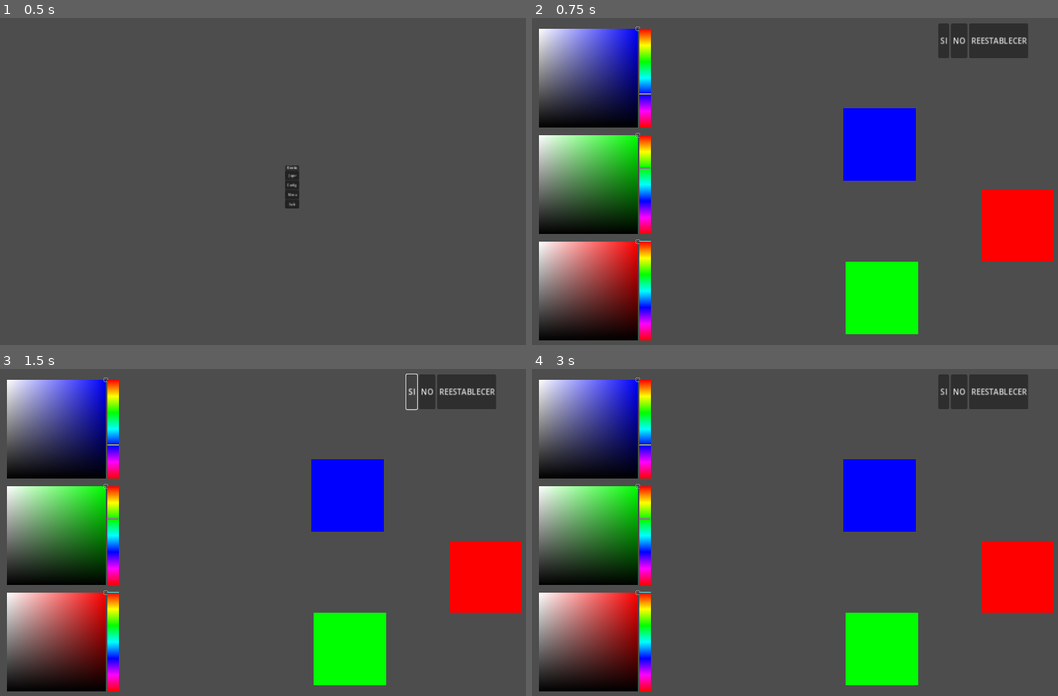
Above: before the commit, frames 1-4 (two rows, left to right).
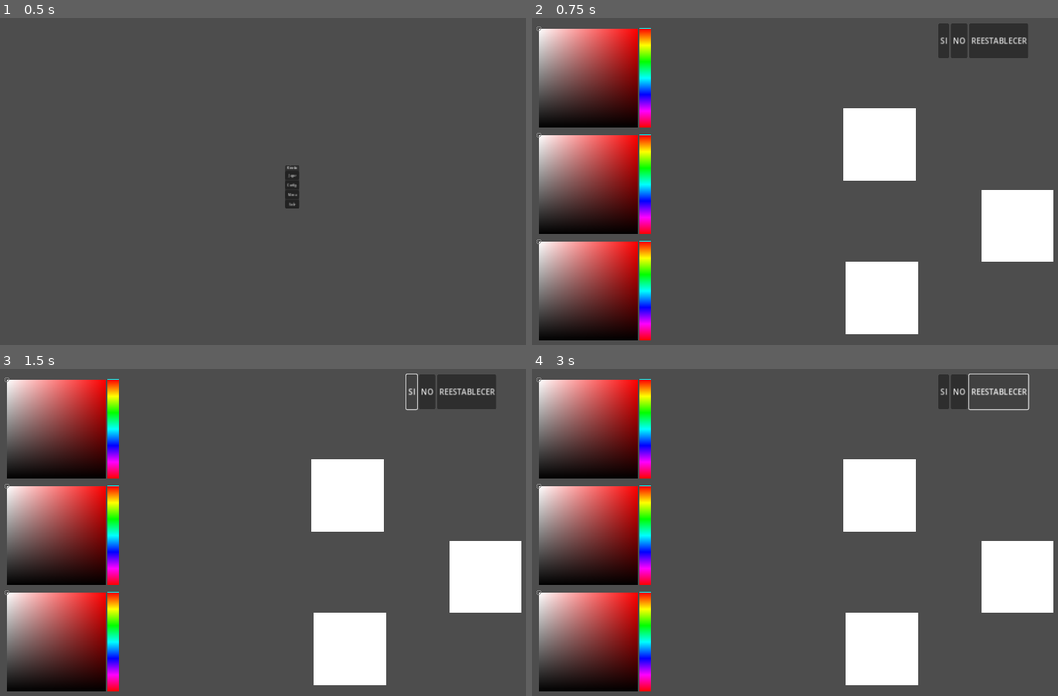
Above: after the commit, the same moments.

Repository: hernanPoblete/kineko
Game: Godot game, scene res://menus/Main_Menu.tscn
Two runs of this game, one before a commit and one after it. Both use one fixed random seed, a clock stepped at 60 frames per second and the inputs below.
Inputs:
- Up to frame 1 (0.5 s): no input
- Up to frame 2 (0.75 s): click "Config." at 0.5 s
- Up to frame 3 (1.5 s): click "SI" at 1.25 s
- Up to frame 4 (3 s): click "NO" at 2 s; click "REESTABLECER" at 2.75 s

Frame 1 is identical in both runs. In frame 2, 17% of the frame differs, in the area x 0-100%, y 2-97%; in frame 3, 17%; in frame 4, 17%, in the area x 0-100%, y 1-97%.
Error after the commit: Cannot call method 'get_as_text' on a null value. (res://menus/color_menu.gd:4)

Commit message:
picker restaurado post eliminacion accidental

Diff:
--- a/menus/Main_Menu.gd
+++ b/menus/Main_Menu.gd
@@ -13,7 +13,7 @@
 	salir.pressed.connect(_on_salir_pressed)
 
 func _on_jugar_pressed():
-	get_tree().change_scene_to_file("res://levels/test/knight_moves.tscn")
+	get_tree().change_scene_to_file("res://levels/test/kineko_do_kineko_stuff.tscn")
 func _on_config_pressed():
 	get_tree().change_scene_to_file("res://menus/colors.tscn")
 func _on_salir_pressed():
--- a/menus/color_menu.gd
+++ b/menus/color_menu.gd
@@ -1,23 +1,27 @@
 extends Control
 
 #Poner en color la variable global de los colores (branch de Nabil)
-@export var color: Array[Color]=[Color(0,0,1), Color(0,1,0), Color(1,0,0)]
-@export var new: Array[Color]=color
+var color_data = FileAccess.open("user://color_data.json", FileAccess.READ_WRITE).get_as_text()
+var c = JSON.parse_string(color_data).colors
+@export var color: Array=c.map(
+	func (x): return Color(x[0],x[1],x[2])
+)
+
 
 
 @onready var si = $HBoxContainer/si
 @onready var no = $HBoxContainer/no
 @onready var res = $HBoxContainer/res
 
+
 func _ready():
-	$"preview/0".color = new[0]
-	$"preview/1".color = new[1]
-	$"preview/2".color = new[2]
+	$"preview/0".color = color[0]
+	$"preview/1".color = color[1]
+	$"preview/2".color = color[2]
 
 	$"pickers/Color 0".color = color[0]
 	$"pickers/Color 1".color = color[1]
 	$"pickers/Color 2".color = color[2]
-
 
 	si.pressed.connect(guardar_colores)
 	no.pressed.connect(menu_principal)
@@ -26,16 +30,26 @@
 
 
 func _process(delta):
-	new[0]=$"pickers/Color 0".color
-	new[1]=$"pickers/Color 1".color
-	new[2]=$"pickers/Color 2".color
-	$"preview/0".color = new[0]
-	$"preview/1".color = new[1]
-	$"preview/2".color = new[2]
+	color[0]=$"pickers/Color 0".color
+	color[1]=$"pickers/Color 1".color
+	color[2]=$"pickers/Color 2".color
+	$"preview/0".color = color[0]
+	$"preview/1".color = color[1]
+	$"preview/2".color = color[2]
 
 func reset_colores():
-	get_tree().change_scene_to_file("res://menus/colors.tscn")
+	$"pickers/Color 0".color = Color(0,0,1)
+	$"pickers/Color 1".color = Color(0,1,0)
+	$"pickers/Color 2".color = Color(1,0,0)
 func guardar_colores():
-	print("uwu")
+	var data = {
+		"colors":[color[0], color[1], color[2]].map(
+			func (x):return [x.r, x.g, x.b]
+		)
+	}
+
+	var data_string = JSON.stringify(data)
+	var f = FileAccess.open("user://color_data.json", FileAccess.READ_WRITE)
+	f.store_string(data_string)
 func menu_principal():
-	get_tree().change_scene_to_file("res://menus/inicio.tscn")
+	get_tree().change_scene_to_file("res://menus/Main_Menu.tscn")
--- a/sprites/kineko-sprites/kineko.tscn
+++ b/sprites/kineko-sprites/kineko.tscn
@@ -1,30 +1,84 @@
-[gd_scene load_steps=9 format=3 uid="uid://bvktdldsnypm6"]
-
-[ext_resource type="Script" path="res://sprites/kineko-sprites/CharacterBody2D.gd" id="1_1knl2"]
-[ext_resource type="Texture2D" uid="uid://chb6upxiys4ca" path="res://sprites/kineko-sprites/sleepy_calico.png" id="2_yaky2"]
-[ext_resource type="Texture2D" uid="uid://dxjk0gu6ypy5f" path="res://sprites/kineko-sprites/gorrito.png" id="3_6bfhb"]
-
-[sub_resource type="RectangleShape2D" id="RectangleShape2D_lkk28"]
-size = Vector2(233, 201)
-
-[sub_resource type="Animation" id="Animation_o7alt"]
+[gd_scene load_steps=17 format=3 uid="uid://cxgypa13p5itb"]
+
+[ext_resource type="Texture2D" uid="uid://chb6upxiys4ca" path="res://sprites/kineko-sprites/sleepy_calico.png" id="1_iqe4u"]
+[ext_resource type="Texture2D" uid="uid://dxjk0gu6ypy5f" path="res://sprites/kineko-sprites/gorrito.png" id="2_dnm3h"]
+[ext_resource type="Texture2D" uid="uid://dyv1frxve0sgm" path="res://sprites/kineko-sprites/Awake_calico.png" id="3_dnyn7"]
+[ext_resource type="PackedScene" uid="uid://bs0ti308lekgu" path="res://menus/Pause_Menu.tscn" id="4_7rdge"]
+
+[sub_resource type="GDScript" id="GDScript_y7qra"]
+script/source = "extends CharacterBody2D
+
+
+const SPEED = 300.0
+const colors = [Color(1,0,0), Color(0,1,0), Color(0,0,1)]
+var color_selected = 0
+var rest = 0
+@onready var kineko_sprite: AnimationPlayer = $AnimationPlayer
+@onready var animation_tree: AnimationTree = $AnimationTree
+@onready var playback = animation_tree.get(\"parameters/playback\")
+
+
+func _ready():
+	$\"Gorrito\".modulate = colors[color_selected]
+	animation_tree.active = true
+
+func _physics_process(delta: float)-> void:
+	# Get the input direction and handle the movement/deceleration.
+	# As good practice, you should replace UI actions with custom gameplay actions.
+	var direction_x = Input.get_axis(\"move_left\", \"move_right\")
+	var direction_y = Input.get_axis(\"move_up\", \"move_down\")
+	if direction_x or direction_y:
+		velocity.x = direction_x * SPEED / sqrt(direction_x**2 + direction_y**2)
+		velocity.y = direction_y * SPEED / sqrt(direction_x**2 + direction_y**2)
+	else:
+		velocity.x = move_toward(velocity.x, 0, SPEED)
+		velocity.y = move_toward(velocity.y, 0, SPEED)
+
+
+
+	if rest !=0:
+		rest = rest-1
+	move_and_slide()
+	#animacion
+	if abs(velocity.x) > 10 or abs(velocity.y)>10:
+		playback.travel(\"run\")
+	else:
+		playback.travel(\"idle\")
+
+func _input(event: InputEvent) -> void:
+	if rest == 0:
+		if event.is_action_pressed(\"color_left\"):
+			#El +len(colors previene que en 0 el indice cambie a -1)
+			color_selected = (color_selected-1+len(colors))%len(colors)
+		elif event.is_action_pressed(\"color_right\"):
+			color_selected = (color_selected+1)%len(colors)
+
+		if event.is_action_pressed(\"color_left\") or event.is_action_pressed(\"color_right\"):
+			$\"Gorrito\".modulate = colors[color_selected]
+			rest = rest + 60
+"
+
+[sub_resource type="RectangleShape2D" id="RectangleShape2D_hlrpa"]
+size = Vector2(104, 96)
+
+[sub_resource type="Animation" id="Animation_7la3d"]
 length = 0.001
 tracks/0/type = "value"
 tracks/0/imported = false
 tracks/0/enabled = true
-tracks/0/path = NodePath("Gatete:frame")
+tracks/0/path = NodePath("gatito:texture")
 tracks/0/interp = 1
 tracks/0/loop_wrap = true
 tracks/0/keys = {
 "times": PackedFloat32Array(0),
 "transitions": PackedFloat32Array(1),
 "update": 1,
-"values": [1]
+"values": [ExtResource("1_iqe4u")]
 }
 tracks/1/type = "value"
 tracks/1/imported = false
 tracks/1/enabled = true
-tracks/1/path = NodePath("Gorritowo:frame")
+tracks/1/path = NodePath("gatito:frame")
 tracks/1/interp = 1
 tracks/1/loop_wrap = true
 tracks/1/keys = {
@@ -33,31 +87,55 @@
 "update": 1,
 "values": [0]
 }
-
-[sub_resource type="Animation" id="Animation_8a2hk"]
+tracks/2/type = "value"
+tracks/2/imported = false
+tracks/2/enabled = true
+tracks/2/path = NodePath("Gorrito:texture")
+tracks/2/interp = 1
+tracks/2/loop_wrap = true
+tracks/2/keys = {
+"times": PackedFloat32Array(0),
+"transitions": PackedFloat32Array(1),
+"update": 1,
+"values": [ExtResource("2_dnm3h")]
+}
+tracks/3/type = "value"
+tracks/3/imported = false
+tracks/3/enabled = true
+tracks/3/path = NodePath("Gorrito:frame")
+tracks/3/interp = 1
+tracks/3/loop_wrap = true
+tracks/3/keys = {
+"times": PackedFloat32Array(0),
+"transitions": PackedFloat32Array(1),
+"update": 1,
+"values": [0]
+}
+
+[sub_resource type="Animation" id="Animation_jcqxt"]
 resource_name = "idle"
 length = 0.5
 loop_mode = 1
 tracks/0/type = "value"
 tracks/0/imported = false
 tracks/0/enabled = true
-tracks/0/path = NodePath("Gatete:texture")
+tracks/0/path = NodePath("gatito:texture")
 tracks/0/interp = 1
 tracks/0/loop_wrap = true
 tracks/0/keys = {
-"times": PackedFloat32Array(0.171605),
-"transitions": PackedFloat32Array(1),
-"update": 1,
-"values": [ExtResource("2_yaky2")]
+"times": PackedFloat32Array(0.204507),
+"transitions": PackedFloat32Array(1),
+"update": 1,
+"values": [ExtResource("1_iqe4u")]
 }
 tracks/1/type = "value"
 tracks/1/imported = false
 tracks/1/enabled = true
-tracks/1/path = NodePath("Gatete:frame")
+tracks/1/path = NodePath("gatito:frame")
 tracks/1/interp = 1
 tracks/1/loop_wrap = true
 tracks/1/keys = {
-"times": PackedFloat32Array(-0.2, -0.1, 0.1, 0.3),
+"times": PackedFloat32Array(0.204507, 0.3, 0.4, 0.5),
 "transitions": PackedFloat32Array(1, 1, 1, 1),
 "update": 1,
 "values": [0, 1, 2, 3]
@@ -65,50 +143,139 @@
 tracks/2/type = "value"
 tracks/2/imported = false
 tracks/2/enabled = true
-tracks/2/path = NodePath("Gorritowo:frame")
+tracks/2/path = NodePath("Gorrito:texture")
 tracks/2/interp = 1
 tracks/2/loop_wrap = true
 tracks/2/keys = {
-"times": PackedFloat32Array(-0.2, -0.1, 0.1, 0.3),
-"transitions": PackedFloat32Array(1, 1, 1, 1),
-"update": 1,
-"values": [0, 1, 2, 3]
-}
-
-[sub_resource type="Animation" id="Animation_aafyn"]
-resource_name = "new_animation"
-
-[sub_resource type="AnimationLibrary" id="AnimationLibrary_woaf2"]
+"times": PackedFloat32Array(0.1),
+"transitions": PackedFloat32Array(1),
+"update": 1,
+"values": [ExtResource("2_dnm3h")]
+}
+tracks/3/type = "value"
+tracks/3/imported = false
+tracks/3/enabled = true
+tracks/3/path = NodePath("Gorrito:frame")
+tracks/3/interp = 1
+tracks/3/loop_wrap = true
+tracks/3/keys = {
+"times": PackedFloat32Array(0.2, 0.3, 0.4, 0.5),
+"transitions": PackedFloat32Array(1, 1, 1, 1),
+"update": 1,
+"values": [0, 1, 2, 3]
+}
+
+[sub_resource type="Animation" id="Animation_mjyhf"]
+resource_name = "run"
+length = 0.5
+loop_mode = 1
+tracks/0/type = "value"
+tracks/0/imported = false
+tracks/0/enabled = true
+tracks/0/path = NodePath("gatito:texture")
+tracks/0/interp = 1
+tracks/0/loop_wrap = true
+tracks/0/keys = {
+"times": PackedFloat32Array(0),
+"transitions": PackedFloat32Array(1),
+"update": 1,
+"values": [ExtResource("3_dnyn7")]
+}
+tracks/1/type = "value"
+tracks/1/imported = false
+tracks/1/enabled = true
+tracks/1/path = NodePath("gatito:frame")
+tracks/1/interp = 1
+tracks/1/loop_wrap = true
+tracks/1/keys = {
+"times": PackedFloat32Array(0, 0.1, 0.2, 0.3),
+"transitions": PackedFloat32Array(1, 1, 1, 1),
+"update": 1,
+"values": [0, 1, 2, 3]
+}
+tracks/2/type = "value"
+tracks/2/imported = false
+tracks/2/enabled = true
+tracks/2/path = NodePath("Gorrito:texture")
+tracks/2/interp = 1
+tracks/2/loop_wrap = true
+tracks/2/keys = {
+"times": PackedFloat32Array(0.393041),
+"transitions": PackedFloat32Array(1),
+"update": 1,
+"values": [ExtResource("2_dnm3h")]
+}
+tracks/3/type = "value"
+tracks/3/imported = false
+tracks/3/enabled = true
+tracks/3/path = NodePath("Gorrito:frame")
+tracks/3/interp = 1
+tracks/3/loop_wrap = true
+tracks/3/keys = {
+"times": PackedFloat32Array(0, 0.1, 0.2, 0.3),
+"transitions": PackedFloat32Array(1, 1, 1, 1),
+"update": 1,
+"values": [0, 1, 2, 3]
+}
+
+[sub_resource type="AnimationLibrary" id="AnimationLibrary_6mh4w"]
 _data = {
-"RESET": SubResource("Animation_o7alt"),
-"idle": SubResource("Animation_8a2hk"),
-"new_animation": SubResource("Animation_aafyn")
-}
-
-[node name="kineko" type="Node2D"]
-
-[node name="CharacterBody2D" type="CharacterBody2D" parent="."]
-script = ExtResource("1_1knl2")
-
-[node name="CollisionShape2D" type="CollisionShape2D" parent="CharacterBody2D"]
-position = Vector2(0, 2)
-scale = Vector2(1.5, 1.5)
-shape = SubResource("RectangleShape2D_lkk28")
-
-[node name="Gatete" type="Sprite2D" parent="CharacterBody2D"]
-position = Vector2(1, -39)
-scale = Vector2(1.5, 1.5)
-texture = ExtResource("2_yaky2")
+"RESET": SubResource("Animation_7la3d"),
+"idle": SubResource("Animation_jcqxt"),
+"run": SubResource("Animation_mjyhf")
+}
+
+[sub_resource type="AnimationNodeAnimation" id="AnimationNodeAnimation_b0axk"]
+animation = &"idle"
+
+[sub_resource type="AnimationNodeAnimation" id="AnimationNodeAnimation_r0rlw"]
+animation = &"run"
+
+[sub_resource type="AnimationNodeStateMachineTransition" id="AnimationNodeStateMachineTransition_jhfor"]
+
+[sub_resource type="AnimationNodeStateMachineTransition" id="AnimationNodeStateMachineTransition_wxk7x"]
+
+[sub_resource type="AnimationNodeStateMachineTransition" id="AnimationNodeStateMachineTransition_l4vuv"]
+advance_mode = 2
+
+[sub_resource type="AnimationNodeStateMachine" id="AnimationNodeStateMachine_adhpn"]
+states/idle/node = SubResource("AnimationNodeAnimation_b0axk")
+states/idle/position = Vector2(409, 69)
+states/run/node = SubResource("AnimationNodeAnimation_r0rlw")
+states/run/position = Vector2(585, 69)
+transitions = ["idle", "run", SubResource("AnimationNodeStateMachineTransition_jhfor"), "run", "idle", SubResource("AnimationNodeStateMachineTransition_wxk7x"), "Start", "idle", SubResource("AnimationNodeStateMachineTransition_l4vuv")]
+
+[node name="Knight" type="CharacterBody2D"]
+script = SubResource("GDScript_y7qra")
+
+[node name="CollisionShape2D" type="CollisionShape2D" parent="."]
+position = Vector2(0, -16)
+shape = SubResource("RectangleShape2D_hlrpa")
+
+[node name="gatito" type="Sprite2D" parent="."]
+position = Vector2(0, -12)
+scale = Vector2(0.2, 0.2)
+texture = ExtResource("1_iqe4u")
 vframes = 4
-frame = 1
-
-[node name="Gorritowo" type="Sprite2D" parent="CharacterBody2D"]
-position = Vector2(3, -227)
-scale = Vector2(1.5, 1.5)
-texture = ExtResource("3_6bfhb")
+
+[node name="Gorrito" type="Sprite2D" parent="."]
+position = Vector2(7.62939e-06, -38)
+scale = Vector2(0.2, 0.2)
+texture = ExtResource("2_dnm3h")
 vframes = 4
 
-[node name="AnimationPlayer" type="AnimationPlayer" parent="CharacterBody2D"]
+[node name="AnimationPlayer" type="AnimationPlayer" parent="."]
+speed_scale = 0.2
 libraries = {
-"": SubResource("AnimationLibrary_woaf2")
-}
+"": SubResource("AnimationLibrary_6mh4w")
+}
+
+[node name="CanvasLayer" type="CanvasLayer" parent="."]
+
+[node name="Control" parent="CanvasLayer" instance=ExtResource("4_7rdge")]
+offset_top = 1.0
+
+[node name="AnimationTree" type="AnimationTree" parent="."]
+tree_root = SubResource("AnimationNodeStateMachine_adhpn")
+anim_player = NodePath("../AnimationPlayer")
+active = true
Not shown: 1 places in levels/test/kineko_do_kineko_stuff.tscn that only renumber resources
